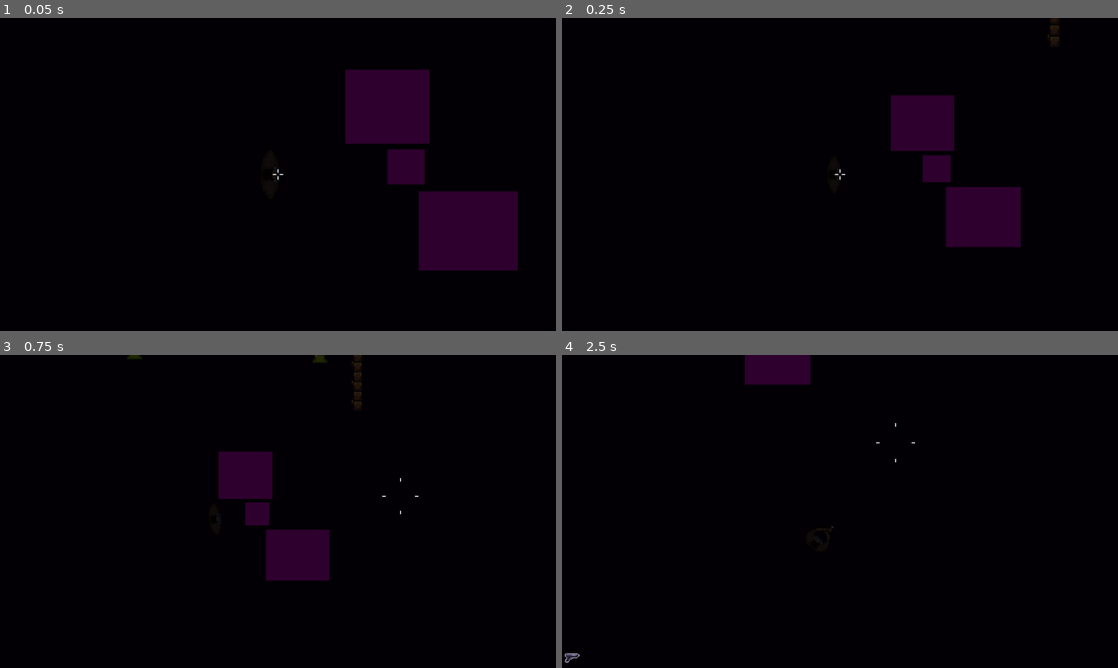
Above: before the commit, frames 1-4 (two rows, left to right).
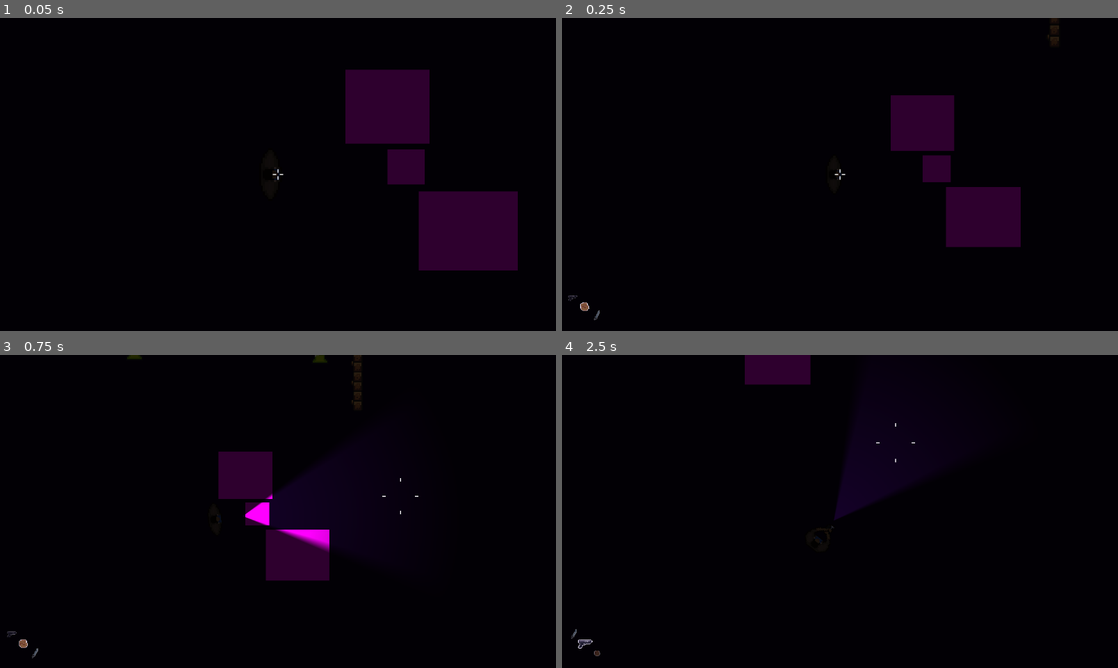
Above: after the commit, the same moments.

Repository: Gabryel-Paes/ProjetoCG
Game: Godot game, scene res://levels/rooms/playground.tscn
The game is run twice, just before and just after one commit, with the same random seed, the same clock (stepped at 60 frames per second) and the same inputs.
Inputs (mouse positions are in pixels of both pictures, inside the frame that each line leads up to):
- Up to frame 1 (0.05 s): no input
- Up to frame 2 (0.25 s): no input
- Up to frame 3 (0.75 s): move the mouse to (400, 495) at 0.52 s; hold D (Right) from 0.53 s (still down); hold F (Lanterna, bound only after the commit) from 0.53 s (still down)
- Up to frame 4 (2.5 s): move the mouse to (728, 527) at 1.27 s; release D (Right) at 1.28 s; release F (Lanterna, bound only after the commit) at 1.28 s; hold S (Down) 1.28-2.03 s; click (728, 527) at 1.35 s; tap F (Lanterna, bound only after the commit) at 1.55, 2.3 s; move the mouse to (895, 442) at 2.02 s; hold D (Right) from 2.03 s (still down); hold Mouse wheel down (LastWeapon) from 2.03 s (still down)

Frame 1 is identical in both runs. In frame 2, less than 0.1% of the frame differs, in the area x 1-7%, y 88-97%; in frame 3, 1.6%, in the area x 1-60%, y 40-97%; in frame 4, 1.4%.

Commit message:
fix2.8
Juntei o de gui com o meu, hud quase 100% funcional, so falta a animaçao de Slash

Diff:
--- a/actors/player/player.gd
+++ b/actors/player/player.gd
@@ -29,14 +29,6 @@
 ## Graus de correção se o sprite não foi desenhado apontando para a direita (+X)
 @export var sprite_angle_offset: float = 0.0
 
-# --- Câmera ---
-@export var camera_lead: float = 0.35        # fração do offset do mouse na tela
-@export var camera_deadzone: float = 120.0   # px de tela sem deslocamento
-@export var max_camera_offset: float = 260.0 # teto do deslocamento
-@export var camera_smooth: float = 8.0       # maior = mais rápido
-@export var zoom_rest: float = 3.15          # mouse perto: zoom in
-@export var zoom_far: float = 1.85           # mouse longe: zoom out
-
 @onready var aim: Node2D = $Aim
 @onready var hud: CanvasLayer = $HUD
 @onready var camera: CameraController = $Camera2D
@@ -48,6 +40,7 @@
 @onready var anim: AnimatedSprite2D = $Aim/AnimatedSprite2D
 
  # --- luz ---
+@onready var flashlight: PointLight2D = $Aim/PointLight2D
 
 
 
@@ -131,6 +124,11 @@
 		_try_attack()
 	elif event.is_action_pressed("Recarregar") and current_weapon == Weapon.PISTOL:
 		gun.try_reload()
+	elif event.is_action_pressed("Lanterna"):
+		_toggle_flashlight()
+
+func _toggle_flashlight() -> void:
+	flashlight.enabled = !flashlight.enabled
 
 func _cycle_weapon(step: int) -> void:
 	var count := weapon_order.size()
@@ -169,30 +167,3 @@
 	aim.rotation = aim_angle + deg_to_rad(sprite_angle_offset)
 func _die() -> void:
 	print("MOrreu");
-
-
-func _update_camera(delta: float) -> void:
-	# Offset do mouse em relação ao CENTRO DA TELA — não ao mundo.
-	# É isso que quebra o loop de realimentação.
-	var viewport_size := get_viewport_rect().size
-	var from_center := get_viewport().get_mouse_position() - viewport_size * 0.5
-	var dist := from_center.length()
-
-	var lead := Vector2.ZERO
-	var t := 0.0
-
-	if dist > camera_deadzone:
-		var beyond := dist - camera_deadzone
-		var max_beyond := maxf(viewport_size.length() * 0.5 - camera_deadzone, 1.0)
-		t = clampf(beyond / max_beyond, 0.0, 1.0)
-		lead = (from_center / dist) * minf(beyond * camera_lead, max_camera_offset)
-
-	# Suavização independente de framerate
-	var w := 1.0 - exp(-camera_smooth * delta)
-	camera.position = camera.position.lerp(lead, w)
-
-	var z := lerpf(zoom_rest, zoom_far, t)
-	camera.zoom = camera.zoom.lerp(Vector2(z, z), w)
-
-
-# ligar e desligar a lanterna
--- a/actors/player/player.tscn
+++ b/actors/player/player.tscn
@@ -2,8 +2,7 @@
 
 [ext_resource type="Script" uid="uid://b7esrgmdyehb1" path="res://actors/player/player.gd" id="1_dthho"]
 [ext_resource type="Texture2D" uid="uid://d0hfp556ihm2f" path="res://ui/assets/sprites/character_placeholder.png" id="2_jg3c0"]
-[ext_resource type="Script" uid="uid://bw8bvlibmsgin" path="res://actors/player/node_2d.gd" id="4_lsqbn"]
-[ext_resource type="Texture2D" uid="uid://dcyc2euftyhef" path="res://ui/assets/sprites/Sprite-parado.png" id="3_15y17"]
+[ext_resource type="Texture2D" uid="uid://c25o4pt6yg6jc" path="res://actors/player/torch_light.png" id="3_0wchr"]
 [ext_resource type="PackedScene" uid="uid://b6j0eteafpf7t" path="res://actors/components/melee_attack.tscn" id="3_ax26v"]
 [ext_resource type="Texture2D" uid="uid://bkkbthljbhpgj" path="res://ui/assets/sprites/Sprite-idle.png" id="3_k67x5"]
 [ext_resource type="FontFile" uid="uid://bu1xpso6ai3x0" path="res://ui/assets/fonts/PixelOperator8-Bold.ttf" id="4_lsqbn"]
@@ -17,6 +16,8 @@
 [ext_resource type="Script" uid="uid://du0v0n3e4ors7" path="res://ui/hud/weapon_icon.gd" id="12_12xki"]
 [ext_resource type="Texture2D" uid="uid://ccmw4l3owe717" path="res://ui/assets/sprites/Faca.png" id="13_faca_icon"]
 [ext_resource type="Texture2D" uid="uid://cvwkcv2goh87a" path="res://ui/assets/sprites/arma.png" id="14_arma_icon"]
+[ext_resource type="Texture2D" uid="uid://bx0upfpuhby7y" path="res://ui/assets/sprites/punho.png" id="14_qrxv1"]
+[ext_resource type="Script" uid="uid://c66oye216f7a6" path="res://actors/player/point_light_2d.gd" id="15_pointlight"]
 
 [sub_resource type="CircleShape2D" id="CircleShape2D_388e2"]
 
@@ -139,6 +140,14 @@
 
 [node name="Aim" type="Node2D" parent="." unique_id=2121868406]
 
+[node name="PointLight2D" type="PointLight2D" parent="Aim" unique_id=1044243436]
+position = Vector2(19, -3.5527137e-15)
+rotation = -0.006248284
+scale = Vector2(0.35083336, 0.36285713)
+enabled = false
+texture = ExtResource("3_0wchr")
+script = ExtResource("15_pointlight")
+
 [node name="RayCast2D" type="RayCast2D" parent="Aim" unique_id=537473845]
 unique_name_in_owner = true
 position = Vector2(1, 0)
@@ -207,20 +216,56 @@
 texture = ExtResource("10_ssdk0")
 expand_mode = 1
 
-[node name="WeaponIcon" type="TextureRect" parent="HUD" unique_id=128499284]
+[node name="WeaponIcon" type="Control" parent="HUD" unique_id=128499284]
+layout_mode = 3
 anchors_preset = 2
 anchor_top = 1.0
 anchor_bottom = 1.0
 offset_left = 4.0
-offset_top = -44.0
-offset_right = 44.0
+offset_top = -48.0
+offset_right = 108.0
 offset_bottom = -4.0
 grow_vertical = 0
-expand_mode = 1
-stretch_mode = 5
 script = ExtResource("12_12xki")
+icon_hands = ExtResource("14_qrxv1")
 icon_knife = ExtResource("13_faca_icon")
 icon_pistol = ExtResource("14_arma_icon")
+
+[node name="Drum" type="Control" parent="HUD/WeaponIcon" unique_id=610530215]
+anchors_preset = 0
+anchor_right = 1.0
+anchor_bottom = 1.0
+grow_horizontal = 2
+grow_vertical = 2
+pivot_offset = Vector2(52, 22)
+offset_transform_enabled = true
+
+[node name="SlotPrev" type="TextureRect" parent="HUD/WeaponIcon/Drum" unique_id=2096531205]
+layout_mode = 0
+offset_left = 11.0
+offset_top = -43.0
+offset_right = 37.0
+offset_bottom = -17.0
+expand_mode = 1
+stretch_mode = 5
+
+[node name="SlotCurrent" type="TextureRect" parent="HUD/WeaponIcon/Drum" unique_id=2141063477]
+layout_mode = 0
+offset_left = 30.0
+offset_top = -28.0
+offset_right = 70.0
+offset_bottom = 12.0
+expand_mode = 1
+stretch_mode = 5
+
+[node name="SlotNext" type="TextureRect" parent="HUD/WeaponIcon/Drum" unique_id=1015060534]
+layout_mode = 0
+offset_left = 64.0
+offset_top = 1.0
+offset_right = 90.0
+offset_bottom = 27.0
+expand_mode = 1
+stretch_mode = 5
 
 [node name="StaminaBar" type="TextureProgressBar" parent="HUD" unique_id=274748334]
 anchors_preset = 7
--- a/levels/rooms/playground.tscn
+++ b/levels/rooms/playground.tscn
@@ -5,215 +5,71 @@
 [ext_resource type="PackedScene" uid="uid://botin4g72p0bd" path="res://props/box.tscn" id="3_n617l"]
 [ext_resource type="PackedScene" uid="uid://dlx3yfi4cmasq" path="res://actors/enemy/enemy___esqueleto.tscn" id="4_pu7x5"]
 
-[sub_resource type="OccluderPolygon2D" id="OccluderPolygon2D_n617l"]
-polygon = PackedVector2Array(-8, -8, 8, -8, 8, 8, -8, 8)
-
-[sub_resource type="OccluderPolygon2D" id="OccluderPolygon2D_pu7x5"]
-polygon = PackedVector2Array(-8, -8, 8, -8, 8, 8, -8, 8)
-
-[sub_resource type="OccluderPolygon2D" id="OccluderPolygon2D_r4fh8"]
-polygon = PackedVector2Array(-8, -8, 8, -8, 8, 8, -8, 8)
-
-[sub_resource type="OccluderPolygon2D" id="OccluderPolygon2D_ptg4y"]
-polygon = PackedVector2Array(-8, -8, 8, -8, 8, 8, -8, 8)
-
-[sub_resource type="OccluderPolygon2D" id="OccluderPolygon2D_b7boe"]
-polygon = PackedVector2Array(-8, -8, 8, -8, 8, 8, -8, 8)
-
-[sub_resource type="OccluderPolygon2D" id="OccluderPolygon2D_gpsi0"]
-polygon = PackedVector2Array(-8, -8, 8, -8, 8, 8, -8, 8)
-
-[sub_resource type="OccluderPolygon2D" id="OccluderPolygon2D_fdvqh"]
-polygon = PackedVector2Array(-8, -8, 8, -8, 8, 8, -8, 8)
-
-[sub_resource type="OccluderPolygon2D" id="OccluderPolygon2D_qt2o0"]
-polygon = PackedVector2Array(-8, -8, 8, -8, 8, 8, -8, 8)
-
-[sub_resource type="OccluderPolygon2D" id="OccluderPolygon2D_nl60y"]
-polygon = PackedVector2Array(-8, -8, 8, -8, 8, 8, -8, 8)
-
-[sub_resource type="OccluderPolygon2D" id="OccluderPolygon2D_1m55i"]
-polygon = PackedVector2Array(-8, -8, 8, -8, 8, 8, -8, 8)
-
-[sub_resource type="OccluderPolygon2D" id="OccluderPolygon2D_e4dea"]
-polygon = PackedVector2Array(-8, -8, 8, -8, 8, 8, -8, 8)
-
-[sub_resource type="OccluderPolygon2D" id="OccluderPolygon2D_gt2en"]
-polygon = PackedVector2Array(-8, -8, 8, -8, 8, 8, -8, 8)
-
-[sub_resource type="OccluderPolygon2D" id="OccluderPolygon2D_iwk5c"]
-polygon = PackedVector2Array(-8, -8, 8, -8, 8, 8, -8, 8)
-
-[sub_resource type="OccluderPolygon2D" id="OccluderPolygon2D_3vc75"]
-polygon = PackedVector2Array(-8, -8, 8, -8, 8, 8, -8, 8)
-
-[sub_resource type="OccluderPolygon2D" id="OccluderPolygon2D_00e01"]
-polygon = PackedVector2Array(-8, -8, 8, -8, 8, 8, -8, 8)
-
-[sub_resource type="OccluderPolygon2D" id="OccluderPolygon2D_q6rq0"]
-polygon = PackedVector2Array(-8, -8, 8, -8, 8, 8, -8, 8)
-
-[sub_resource type="OccluderPolygon2D" id="OccluderPolygon2D_ha24y"]
-polygon = PackedVector2Array(-8, -8, 8, -8, 8, 8, -8, 8)
-
-[sub_resource type="OccluderPolygon2D" id="OccluderPolygon2D_cn6no"]
-polygon = PackedVector2Array(-8, -8, 8, -8, 8, 8, -8, 8)
-
-[sub_resource type="OccluderPolygon2D" id="OccluderPolygon2D_1wrw1"]
-polygon = PackedVector2Array(-8, -8, 8, -8, 8, 8, -8, 8)
-
-[sub_resource type="OccluderPolygon2D" id="OccluderPolygon2D_lmmw6"]
-polygon = PackedVector2Array(-8, -8, 8, -8, 8, 8, -8, 8)
-
-[sub_resource type="OccluderPolygon2D" id="OccluderPolygon2D_kqc8m"]
-polygon = PackedVector2Array(-8, -8, 8, -8, 8, 8, -8, 8)
-
-[sub_resource type="OccluderPolygon2D" id="OccluderPolygon2D_bdx43"]
-polygon = PackedVector2Array(-8, -8, 8, -8, 8, 8, -8, 8)
-
-[sub_resource type="OccluderPolygon2D" id="OccluderPolygon2D_nln4h"]
-polygon = PackedVector2Array(-8, -8, 8, -8, 8, 8, -8, 8)
-
-[sub_resource type="OccluderPolygon2D" id="OccluderPolygon2D_ldett"]
-polygon = PackedVector2Array(-8, -8, 8, -8, 8, 8, -8, 8)
-
-[sub_resource type="OccluderPolygon2D" id="OccluderPolygon2D_5fdo7"]
-polygon = PackedVector2Array(-8, -8, 8, -8, 8, 8, -8, 8)
-
-[sub_resource type="OccluderPolygon2D" id="OccluderPolygon2D_0p6sp"]
-polygon = PackedVector2Array(-8, -8, 8, -8, 8, 8, -8, 8)
-
-[sub_resource type="OccluderPolygon2D" id="OccluderPolygon2D_nqt8y"]
-polygon = PackedVector2Array(-8, -8, 8, -8, 8, 8, -8, 8)
-
-[sub_resource type="OccluderPolygon2D" id="OccluderPolygon2D_mi6xj"]
-polygon = PackedVector2Array(-8, -8, 8, -8, 8, 8, -8, 8)
-
-[sub_resource type="OccluderPolygon2D" id="OccluderPolygon2D_hx1fu"]
-polygon = PackedVector2Array(-8, -8, 8, -8, 8, 8, -8, 8)
-
-[sub_resource type="OccluderPolygon2D" id="OccluderPolygon2D_u7rrr"]
-polygon = PackedVector2Array(-8, -8, 8, -8, 8, 8, -8, 8)
-
-[sub_resource type="OccluderPolygon2D" id="OccluderPolygon2D_v8des"]
-polygon = PackedVector2Array(-8, -8, 8, -8, 8, 8, -8, 8)
-
-[sub_resource type="OccluderPolygon2D" id="OccluderPolygon2D_a7e7j"]
-polygon = PackedVector2Array(-8, -8, 8, -8, 8, 8, -8, 8)
-
-[sub_resource type="OccluderPolygon2D" id="OccluderPolygon2D_k1fqh"]
-polygon = PackedVector2Array(-8, -8, 8, -8, 8, 8, -8, 8)
-
-[sub_resource type="OccluderPolygon2D" id="OccluderPolygon2D_61wr6"]
-polygon = PackedVector2Array(-8, -8, 8, -8, 8, 8, -8, 8)
-
-[sub_resource type="OccluderPolygon2D" id="OccluderPolygon2D_2or1p"]
-polygon = PackedVector2Array(-8, -8, 8, -8, 8, 8, -8, 8)
-
-[sub_resource type="OccluderPolygon2D" id="OccluderPolygon2D_0fnre"]
-polygon = PackedVector2Array(-8, -8, 8, -8, 8, 8, -8, 8)
-
 [sub_resource type="TileSetAtlasSource" id="TileSetAtlasSource_ocl3h"]
 texture = ExtResource("1_edjdf")
 0:0/0 = 0
-0:0/0/occlusion_layer_0/polygon_0/polygon = SubResource("OccluderPolygon2D_n617l")
 0:0/0/physics_layer_0/polygon_0/points = PackedVector2Array(-8, -8, 8, -8, 8, 8, -8, 8)
 1:0/0 = 0
-1:0/0/occlusion_layer_0/polygon_0/polygon = SubResource("OccluderPolygon2D_1m55i")
 1:0/0/physics_layer_0/polygon_0/points = PackedVector2Array(-8, -8, 8, -8, 8, 8, -8, 8)
 2:0/0 = 0
-2:0/0/occlusion_layer_0/polygon_0/polygon = SubResource("OccluderPolygon2D_iwk5c")
 2:0/0/physics_layer_0/polygon_0/points = PackedVector2Array(-8, -8, 8, -8, 8, 8, -8, 8)
 3:0/0 = 0
-3:0/0/occlusion_layer_0/polygon_0/polygon = SubResource("OccluderPolygon2D_q6rq0")
 3:0/0/physics_layer_0/polygon_0/points = PackedVector2Array(-8, -8, 8, -8, 8, 8, -8, 8)
 4:0/0 = 0
-4:0/0/occlusion_layer_0/polygon_0/polygon = SubResource("OccluderPolygon2D_1wrw1")
 4:0/0/physics_layer_0/polygon_0/points = PackedVector2Array(-8, -8, 8, -8, 8, 8, -8, 8)
 5:0/0 = 0
-5:0/0/occlusion_layer_0/polygon_0/polygon = SubResource("OccluderPolygon2D_bdx43")
 5:0/0/physics_layer_0/polygon_0/points = PackedVector2Array(-8, -8, 8, -8, 8, 8, -8, 8)
 6:0/0 = 0
-6:0/0/occlusion_layer_0/polygon_0/polygon = SubResource("OccluderPolygon2D_5fdo7")
 6:0/0/physics_layer_0/polygon_0/points = PackedVector2Array(-8, -8, 8, -8, 8, 8, -8, 8)
 7:0/0 = 0
-7:0/0/occlusion_layer_0/polygon_0/polygon = SubResource("OccluderPolygon2D_mi6xj")
 7:0/0/physics_layer_0/polygon_0/points = PackedVector2Array(-8, -8, 8, -8, 8, 8, -8, 8)
 8:0/0 = 0
-8:0/0/occlusion_layer_0/polygon_0/polygon = SubResource("OccluderPolygon2D_v8des")
 8:0/0/physics_layer_0/polygon_0/points = PackedVector2Array(-8, -8, 8, -8, 8, 8, -8, 8)
 9:0/0 = 0
-9:0/0/occlusion_layer_0/polygon_0/polygon = SubResource("OccluderPolygon2D_61wr6")
 10:0/0 = 0
-10:0/0/occlusion_layer_0/polygon_0/polygon = SubResource("OccluderPolygon2D_ptg4y")
 11:0/0 = 0
-11:0/0/occlusion_layer_0/polygon_0/polygon = SubResource("OccluderPolygon2D_fdvqh")
 0:1/0 = 0
-0:1/0/occlusion_layer_0/polygon_0/polygon = SubResource("OccluderPolygon2D_pu7x5")
 0:1/0/physics_layer_0/polygon_0/points = PackedVector2Array(-8, -8, 8, -8, 8, 8, -8, 8)
 1:1/0 = 0
-1:1/0/occlusion_layer_0/polygon_0/polygon = SubResource("OccluderPolygon2D_e4dea")
 1:1/0/physics_layer_0/polygon_0/points = PackedVector2Array(-8, -8, 8, -8, 8, 8, -8, 8)
 2:1/0 = 0
-2:1/0/occlusion_layer_0/polygon_0/polygon = SubResource("OccluderPolygon2D_3vc75")
 2:1/0/physics_layer_0/polygon_0/points = PackedVector2Array(-8, -8, 8, -8, 8, 8, -8, 8)
 3:1/0 = 0
-3:1/0/occlusion_layer_0/polygon_0/polygon = SubResource("OccluderPolygon2D_ha24y")
 3:1/0/physics_layer_0/polygon_0/points = PackedVector2Array(-8, -8, 8, -8, 8, 8, -8, 8)
 4:1/0 = 0
-4:1/0/occlusion_layer_0/polygon_0/polygon = SubResource("OccluderPolygon2D_lmmw6")
 4:1/0/physics_layer_0/polygon_0/points = PackedVector2Array(-8, -8, 8, -8, 8, 8, -8, 8)
 5:1/0 = 0
-5:1/0/occlusion_layer_0/polygon_0/polygon = SubResource("OccluderPolygon2D_nln4h")
 5:1/0/physics_layer_0/polygon_0/points = PackedVector2Array(-8, -8, 8, -8, 8, 8, -8, 8)
 6:1/0 = 0
-6:1/0/occlusion_layer_0/polygon_0/polygon = SubResource("OccluderPolygon2D_0p6sp")
 6:1/0/physics_layer_0/polygon_0/points = PackedVector2Array(-8, -8, 8, -8, 8, 8, -8, 8)
 7:1/0 = 0
-7:1/0/occlusion_layer_0/polygon_0/polygon = SubResource("OccluderPolygon2D_hx1fu")
 7:1/0/physics_layer_0/polygon_0/points = PackedVector2Array(-8, -8, 8, -8, 8, 8, -8, 8)
 8:1/0 = 0
-8:1/0/occlusion_layer_0/polygon_0/polygon = SubResource("OccluderPolygon2D_a7e7j")
 8:1/0/physics_layer_0/polygon_0/points = PackedVector2Array(-8, -8, 8, -8, 8, 8, -8, 8)
 9:1/0 = 0
-9:1/0/occlusion_layer_0/polygon_0/polygon = SubResource("OccluderPolygon2D_2or1p")
 10:1/0 = 0
-10:1/0/occlusion_layer_0/polygon_0/polygon = SubResource("OccluderPolygon2D_b7boe")
 11:1/0 = 0
-11:1/0/occlusion_layer_0/polygon_0/polygon = SubResource("OccluderPolygon2D_qt2o0")
 0:2/0 = 0
-0:2/0/occlusion_layer_0/polygon_0/polygon = SubResource("OccluderPolygon2D_r4fh8")
 0:2/0/physics_layer_0/polygon_0/points = PackedVector2Array(-8, -8, 8, -8, 8, 8, -8, 8)
 1:2/0 = 0
-1:2/0/occlusion_layer_0/polygon_0/polygon = SubResource("OccluderPolygon2D_gt2en")
 1:2/0/physics_layer_0/polygon_0/points = PackedVector2Array(-8, -8, 8, -8, 8, 8, -8, 8)
 2:2/0 = 0
-2:2/0/occlusion_layer_0/polygon_0/polygon = SubResource("OccluderPolygon2D_00e01")
 2:2/0/physics_layer_0/polygon_0/points = PackedVector2Array(-8, -8, 8, -8, 8, 8, -8, 8)
 3:2/0 = 0
-3:2/0/occlusion_layer_0/polygon_0/polygon = SubResource("OccluderPolygon2D_cn6no")
 3:2/0/physics_layer_0/polygon_0/points = PackedVector2Array(-8, -8, 8, -8, 8, 8, -8, 8)
 4:2/0 = 0
-4:2/0/occlusion_layer_0/polygon_0/polygon = SubResource("OccluderPolygon2D_kqc8m")
 4:2/0/physics_layer_0/polygon_0/points = PackedVector2Array(-8, -8, 8, -8, 8, 8, -8, 8)
 5:2/0 = 0
-5:2/0/occlusion_layer_0/polygon_0/polygon = SubResource("OccluderPolygon2D_ldett")
 5:2/0/physics_layer_0/polygon_0/points = PackedVector2Array(-8, -8, 8, -8, 8, 8, -8, 8)
 6:2/0 = 0
-6:2/0/occlusion_layer_0/polygon_0/polygon = SubResource("OccluderPolygon2D_nqt8y")
 6:2/0/physics_layer_0/polygon_0/points = PackedVector2Array(-8, -8, 8, -8, 8, 8, -8, 8)
 7:2/0 = 0
-7:2/0/occlusion_layer_0/polygon_0/polygon = SubResource("OccluderPolygon2D_u7rrr")
 7:2/0/physics_layer_0/polygon_0/points = PackedVector2Array(-8, -8, 8, -8, 8, 8, -8, 8)
 8:2/0 = 0
-8:2/0/occlusion_layer_0/polygon_0/polygon = SubResource("OccluderPolygon2D_k1fqh")
 8:2/0/physics_layer_0/polygon_0/points = PackedVector2Array(-8, -8, 8, -8, 8, 8, -8, 8)
 9:2/0 = 0
-9:2/0/occlusion_layer_0/polygon_0/polygon = SubResource("OccluderPolygon2D_0fnre")
 10:2/0 = 0
-10:2/0/occlusion_layer_0/polygon_0/polygon = SubResource("OccluderPolygon2D_gpsi0")
 11:2/0 = 0
-11:2/0/occlusion_layer_0/polygon_0/polygon = SubResource("OccluderPolygon2D_nl60y")
 0:3/0 = 0
 1:3/0 = 0
 2:3/0 = 0
--- a/project.godot
+++ b/project.godot
@@ -80,6 +80,11 @@
 "events": [Object(InputEventMouseButton,"resource_local_to_scene":false,"resource_name":"","device":-1,"window_id":0,"a …(258 unchanged characters)…
 ]
 }
+Lanterna={
+"deadzone": 0.2,
+"events": [Object(InputEventKey,"resource_local_to_scene":false,"resource_name":"","device":-1,"window_id":0,"alt_pressed":false,"shift_pressed":false,"ctrl_pressed":false,"meta_pressed":false,"pressed":false,"keycode":0,"physical_keycode":70,"key_label":0,"unicode":102,"location":0,"echo":false,"script":null)
+]
+}
 
 [layer_names]
 
--- a/ui/hud/weapon_icon.gd
+++ b/ui/hud/weapon_icon.gd
@@ -1,34 +1,58 @@
-extends TextureRect
+extends Control
 
 @export var icon_hands: Texture2D
 @export var icon_knife: Texture2D
 @export var icon_pistol: Texture2D
 @export var visible_time: float = 2.5
+@export var side_alpha: float = 0.45  # opacidade das câmaras vizinhas do tambor
+@export var flick_angle_deg: float = 35.0 # o quanto o tambor chicoteia pro lado
+@export var flick_out_time: float = 0.12
+@export var flick_back_time: float = 0.2
 
 @onready var hide_timer: Timer = Timer.new()
+@onready var drum: Control = $Drum
+@onready var slot_prev: TextureRect = $Drum/SlotPrev
+@onready var slot_current: TextureRect = $Drum/SlotCurrent
+@onready var slot_next: TextureRect = $Drum/SlotNext
+
+var icons: Array[Texture2D]
 
 
 func _ready() -> void:
+	icons = [icon_hands, icon_knife, icon_pistol]
 	modulate.a = 0.0
+
 	hide_timer.one_shot = true
 	hide_timer.wait_time = visible_time
 	hide_timer.timeout.connect(_fade_out)
 	add_child(hide_timer)
 
+	slot_prev.modulate.a = side_alpha
+	slot_next.modulate.a = side_alpha
+
 
 func _on_weapon_changed(weapon: int) -> void:
-	match weapon:
-		0: texture = icon_hands   # Weapon.NONE
-		1: texture = icon_knife   # Weapon.KNIFE
-		2: texture = icon_pistol  # Weapon.PISTOL
+	modulate.a = 1.0
+	hide_timer.start()
 
-	if texture == null:
-		modulate.a = 0.0
-		return
+	# Gira o tambor pro lado (como o revólver do DMC), troca as câmaras
+	# escondido no meio do giro, e volta de estalo.
+	var tween := create_tween()
+	tween.tween_property(drum, "rotation_degrees", flick_angle_deg, flick_out_time) \
+		.set_trans(Tween.TRANS_QUAD).set_ease(Tween.EASE_IN)
+	tween.tween_callback(_apply_icons.bind(weapon))
+	tween.tween_property(drum, "rotation_degrees", 0.0, flick_back_time) \
+		.set_trans(Tween.TRANS_BACK).set_ease(Tween.EASE_OUT)
 
-	var tween := create_tween()
-	tween.tween_property(self, "modulate:a", 1.0, 0.15)
-	hide_timer.start()
+
+func _apply_icons(weapon: int) -> void:
+	var count := icons.size()
+	var prev_index := (weapon + count - 1) % count
+	var next_index := (weapon + 1) % count
+
+	slot_prev.texture = icons[prev_index]
+	slot_current.texture = icons[weapon]
+	slot_next.texture = icons[next_index]
 
 
 func _fade_out() -> void:
Binary file added: ui/assets/sprites/punho.png
Not shown, added: ui/assets/sprites/punho.png.import
